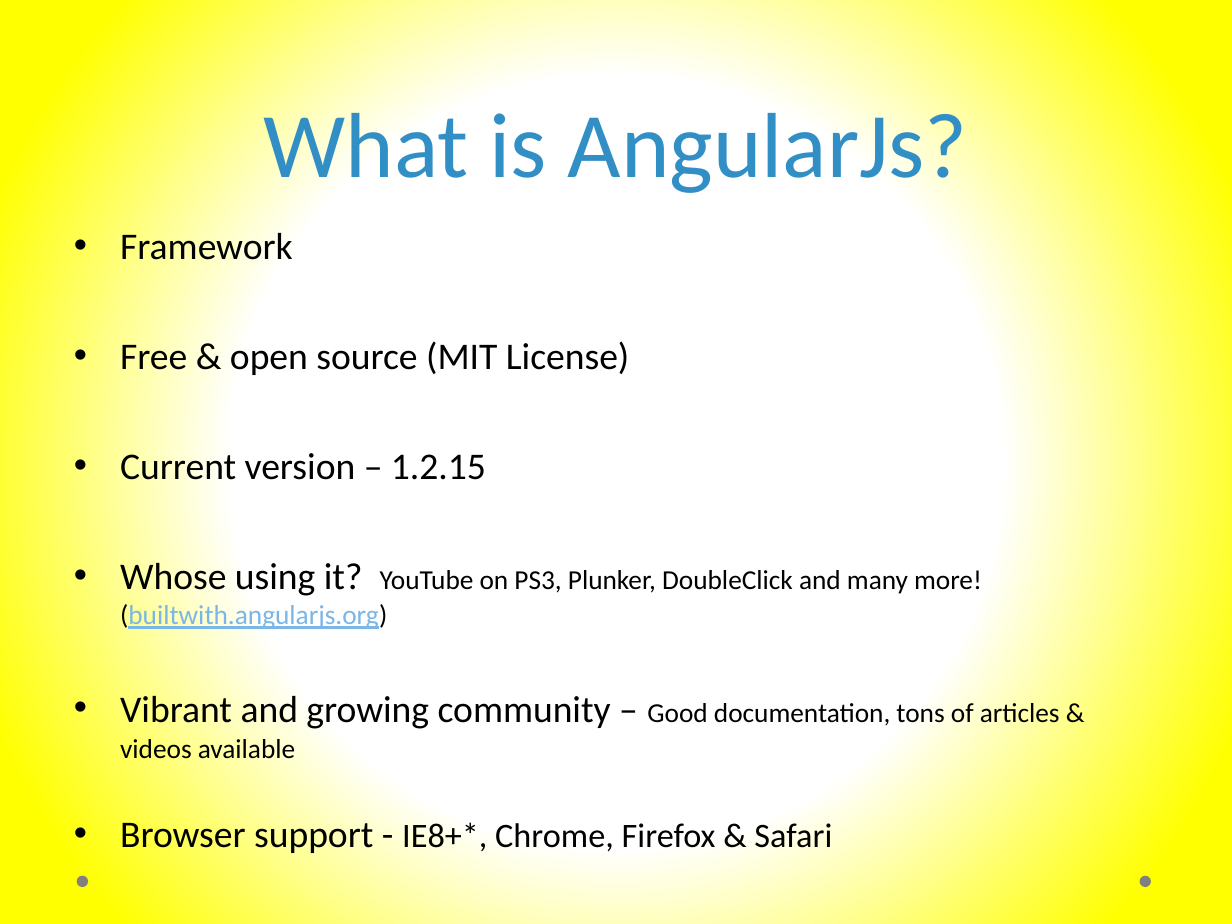
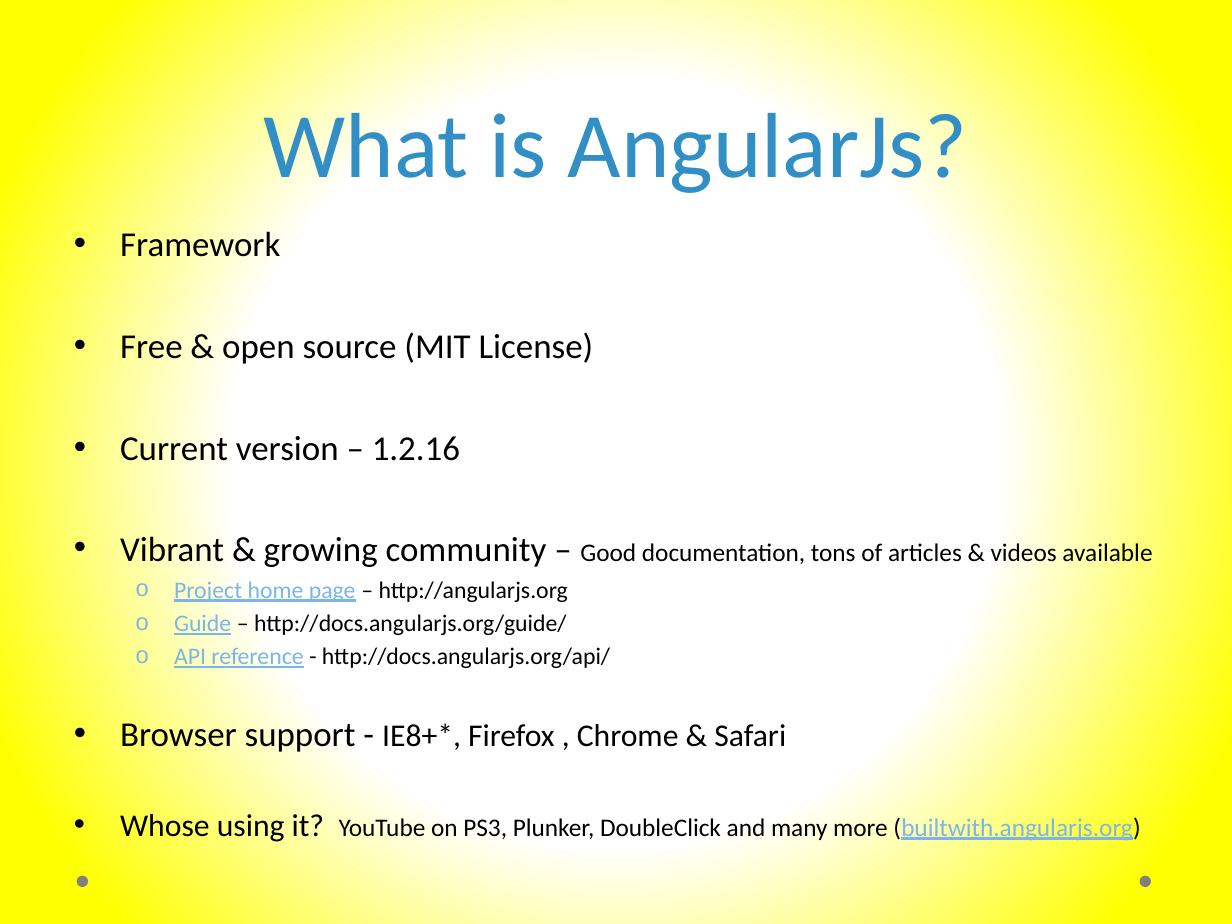
Before and after one commit to murtazahaveliwala/technext-angularjs-demo, a slide deck: slide 5 of Introduction to AngularJs.pptx (slide 4 before the commit). Drawn at 1232x924 pixels with LibreOffice and Linux fonts; fonts in the diff are those of the drawing. Boxes give left, top, right and bottom in pixels: in the first picture for what was removed or moved away, otherwise in the second. Text is boxed around its words. In the diff, an @@ line names an element or a change of style, - is before the commit and + after.

```diff
--- a/Introduction to AngularJs.pptx
+++ b/Introduction to AngularJs.pptx
@@ text at [120,227,594,364]: size 22 to 20.4 pt in "Framework", "Free & open source (MIT License)" @@
@@ text at [120,431,1152,842]: text changed; size 16 to 13.9 pt @@
-• Current version – 1.2.15
-• Whose using it? YouTube on PS3, Plunker, DoubleClick and many more! (builtwith.angularjs.org)
-• Vibrant and growing community – Good documentation, tons of articles & videos available
-• Browser support - IE8+*, Chrome, Firefox & Safari
+• Current version – 1.2.16
+• Vibrant & growing community – Good documentation, tons of articles & videos available
+  o Project home page – http://angularjs.org
+  o Guide – http://docs.angularjs.org/guide/
+  o API reference - http://docs.angularjs.org/api/
+• Browser support - IE8+*, Firefox , Chrome & Safari
+• Whose using it? YouTube on PS3, Plunker, DoubleClick and many more (builtwith.angularjs.org)
```
Also in this commit, not shown: 10 other slides changed, 5 slides added, 1 slide removed, 1 other file.
